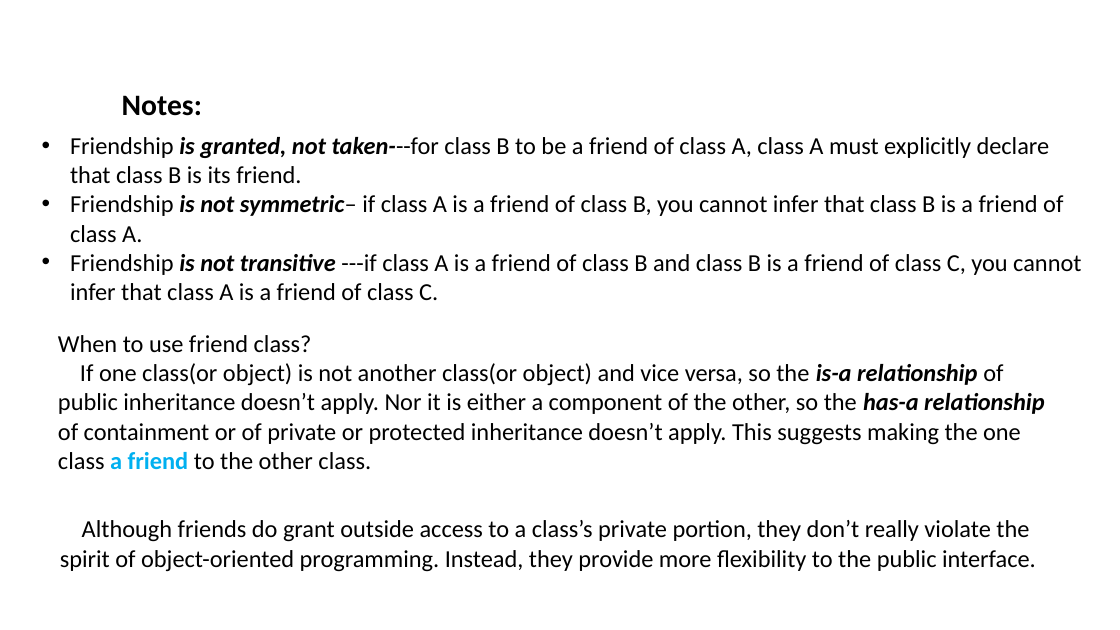
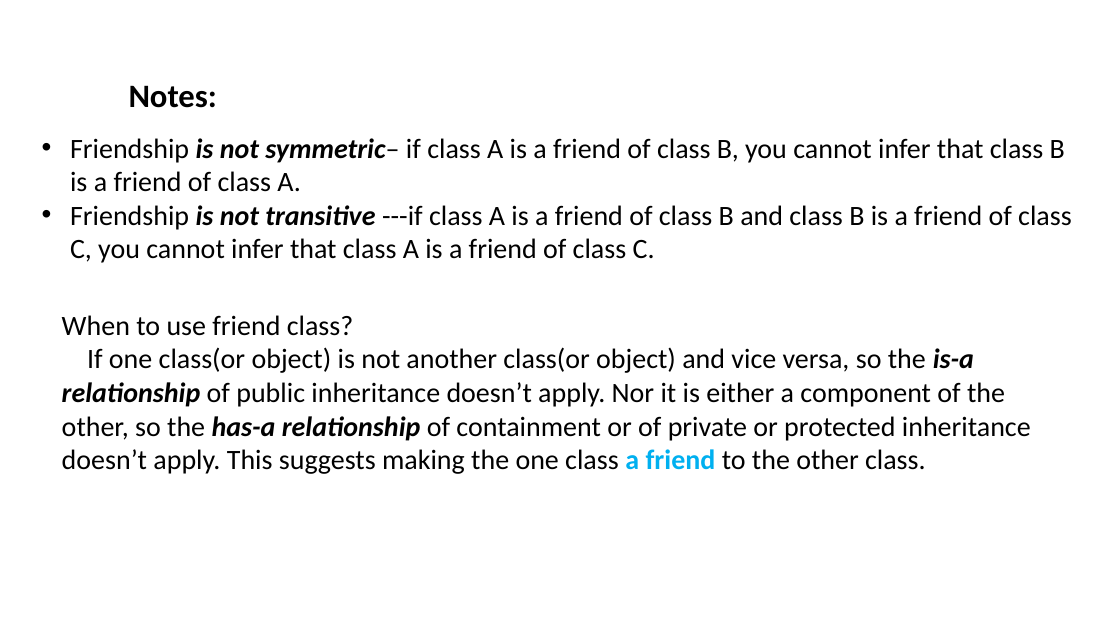
Before and after one commit to ShiqiYu/CPP, a slide deck: slide 12 of week15/Lab15.pptx (slide 13 before the commit). Drawn at 1120x630 pixels with LibreOffice and Linux fonts; fonts in the diff are those of the drawing; background and template pictures are left out. Boxes give left, top, right and bottom in pixels: in the first picture for what was removed or moved away, otherwise in the second. Text is boxed around its words. In the diff, an @@ line names an element or a change of style, - is before the commit and + after.

```diff
--- a/week15/Lab15.pptx
+++ b/week15/Lab15.pptx
@@ text "Notes:": place and size @@
-text "Notes:" at [122, 95, 202, 116]
+text "Notes:" at [129, 85, 217, 108]
@@ text "Notes:" at [129, 85, 217, 108]: size 25.4 to 28 pt @@
@@ text "Friendship is not symmetric– if ..." at [70, 138, 1072, 263]: size 20.9 to 24 pt @@
@@ text at [70, 137, 1050, 183]: paragraph removed @@
-• Friendship is granted, not taken---for class B to be a friend of class A, class A must explicitly declare that class B is its friend.
@@ text "When to use friend class?": place and size @@
-text "When to use friend class?" at [58, 335, 1044, 469]
+text "When to use friend class?" at [62, 315, 1031, 474]
@@ text "When to use friend class?" at [62, 315, 1031, 474]: size 20.9 to 24 pt @@
@@ text removed at [60, 520, 1036, 572] @@
-Although friends do grant outside access to a class’s private portion, they don’t really violate the spirit of object-oriented programming. Instead, they provide more flexibility to the public interface.
```
Also in this commit, not shown: 12 other slides changed, 8 slides added, 1 slide removed.
